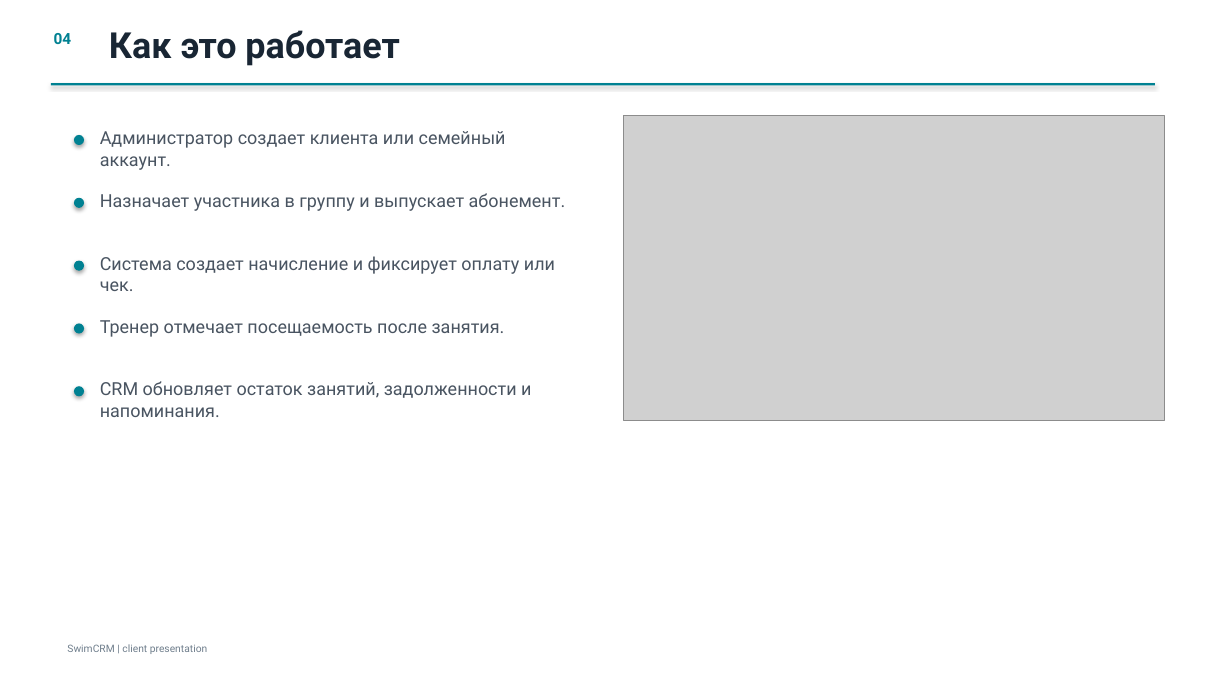
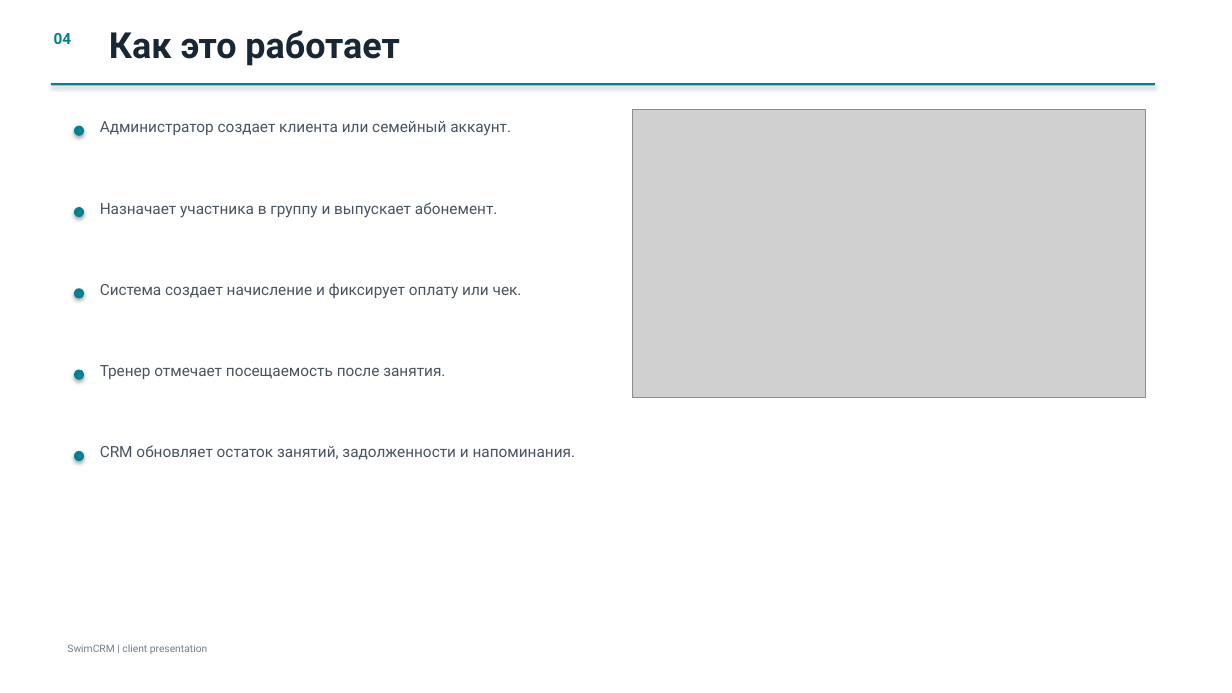
Before and after one commit to dsan8642-sys/crm_main_repostiroriy, a slide deck: slide 4 of docs/SwimCRM_client_presentation_ru.pptx. Drawn at 1232x693 pixels with LibreOffice and Linux fonts; fonts in the diff are those of the drawing; grey boxes stand for pictures. Boxes give left, top, right and bottom in pixels: in the first picture for what was removed or moved away, otherwise in the second. Text is boxed around its words. In the diff, an @@ line names an element or a change of style, - is before the commit and + after.

```diff
--- a/docs/SwimCRM_client_presentation_ru.pptx
+++ b/docs/SwimCRM_client_presentation_ru.pptx
@@ text "Администратор создает клиента или семейный ...": place and size @@
-text "Администратор создает клиента или семейный ..." at (100,131,506,170)
+text "Администратор создает клиента или семейный ..." at (100,121,511,135)
@@ picture: place and size @@
-picture at (624,116,1165,421)
+picture at (633,109,1146,397)
@@ ellipse: place and size @@
-ellipse at (74,135,84,145)
+ellipse at (74,126,84,136)
@@ ellipse: place and size @@
-ellipse at (74,198,84,208)
+ellipse at (74,207,84,217)
@@ text "Назначает участника в группу и ...": place and size @@
-text "Назначает участника в группу и ..." at (100,193,566,211)
+text "Назначает участника в группу и ..." at (100,202,498,218)
@@ ellipse: place and size @@
-ellipse at (74,261,84,271)
+ellipse at (74,288,84,299)
@@ text "Система создает начисление и фиксирует ...": place and size @@
-text "Система создает начисление и фиксирует ..." at (100,256,555,291)
+text "Система создает начисление и фиксирует ..." at (100,283,522,299)
@@ ellipse: place and size @@
-ellipse at (74,323,84,334)
+ellipse at (74,370,84,380)
@@ text "Тренер отмечает посещаемость после занятия.": place and size @@
-text "Тренер отмечает посещаемость после занятия." at (100,320,505,337)
+text "Тренер отмечает посещаемость после занятия." at (100,365,445,379)
@@ size 14 to 12 pt in 5 elements at (100,121,511,135), (100,202,498,218), (100,283,522,299), (100,365,445,379), (100,445,576,460) @@
@@ text "CRM обновляет остаток занятий, задолженности ...": place and size @@
-text "CRM обновляет остаток занятий, задолженности ..." at (100,381,531,417)
+text "CRM обновляет остаток занятий, задолженности ..." at (100,445,576,460)
@@ ellipse: place and size @@
-ellipse at (74,386,84,396)
+ellipse at (74,451,84,461)
```
Also in this commit, not shown: 8 other slides changed, 2 other files.
